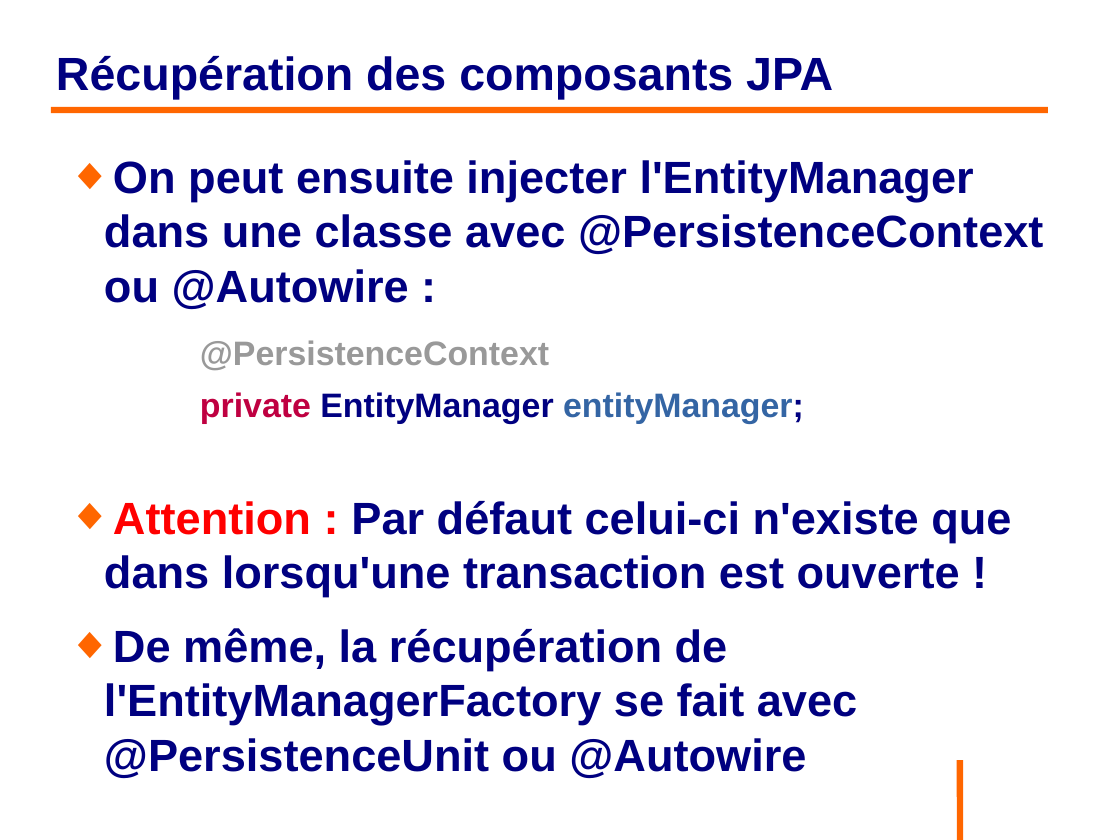
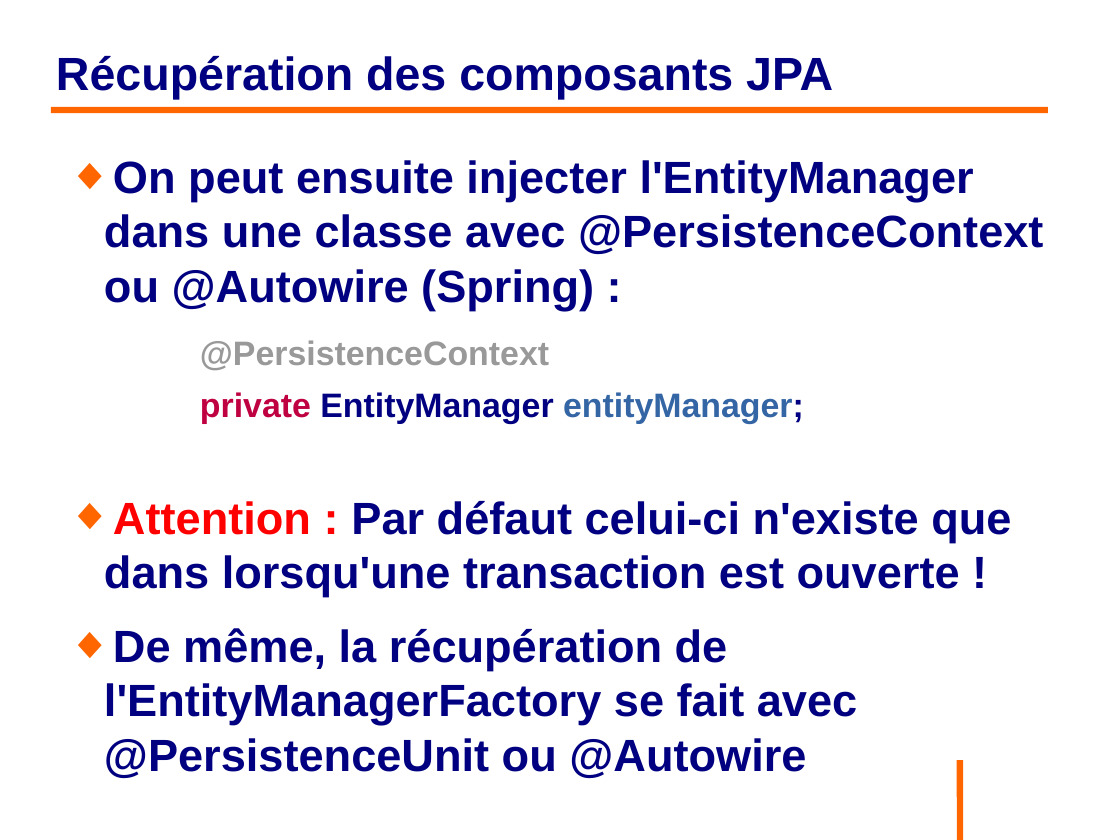
Before and after one commit to philphils/formation-hibernate-basique, a slide deck: slide 171 of Documentation/diapo_formation_hibernate.odp. Drawn at 1120x840 pixels with LibreOffice and Linux fonts; fonts in the diff are those of the drawing; background and template pictures are left out. Boxes give left, top, right and bottom in pixels: in the first picture for what was removed or moved away, otherwise in the second. Text is boxed around its words. In the diff, an @@ line names an element or a change of style, - is before the commit and + after.

```diff
--- a/Documentation/diapo_formation_hibernate.odp
+++ b/Documentation/diapo_formation_hibernate.odp
@@ text at [104,160,1043,310]: text changed @@
-◆ On peut ensuite injecter l'EntityManager dans une classe avec @PersistenceContext ou @Autowire :
+◆ On peut ensuite injecter l'EntityManager dans une classe avec @PersistenceContext ou @Autowire (Spring) :
```
Also in this commit, not shown: 6 other slides changed.
